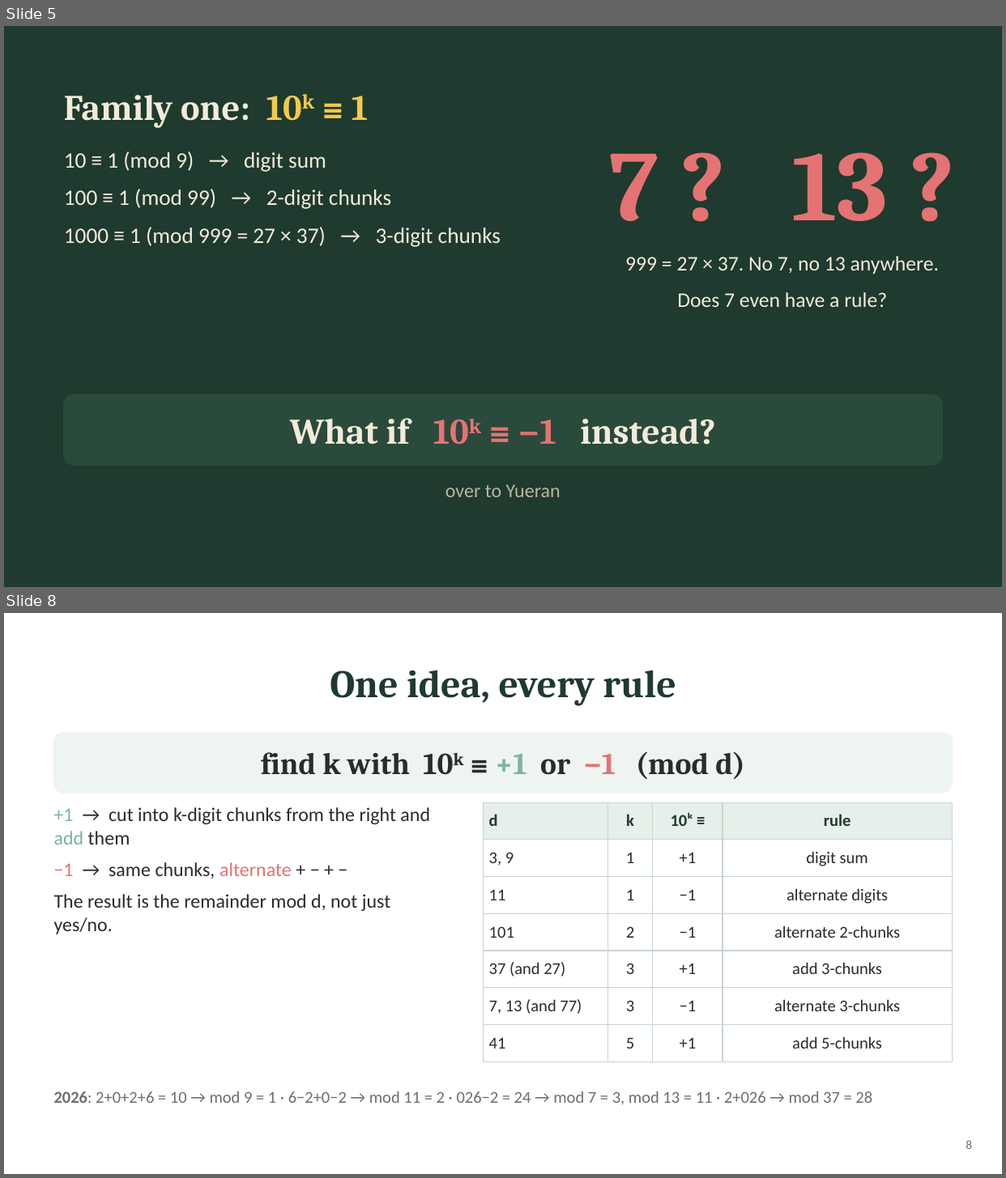
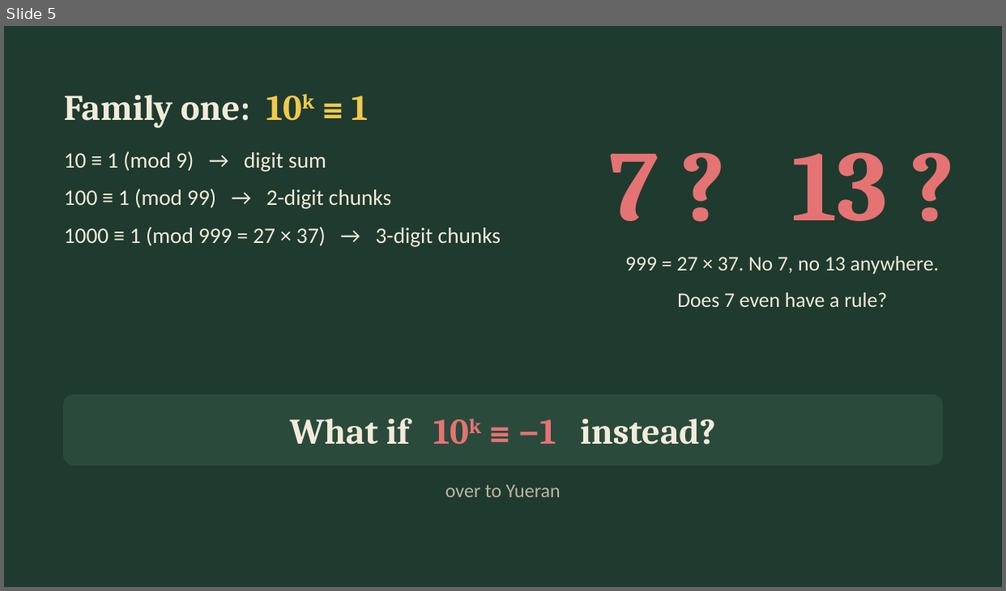
Before and after one commit to ZhihengLi0/math5248, a slide deck: presentation/PPT演讲版.pptx. Shown one above the other, each under a label of ours: slides 5 and 8 before the commit, slide 5 after it; the slides between them are not shown. The pictures are 1006x1178 and 1006x591 pixels, drawn with LibreOffice and Linux fonts; fonts in the diff are those of the drawing. Boxes give left, top, right and bottom in pixels: in the first picture for what was removed or moved away, otherwise in the second. Text is boxed around its words. In the diff, an @@ line names an element or a change of style, - is before the commit and + after.

```diff
--- a/presentation/PPT演讲版.pptx
+++ b/presentation/PPT演讲版.pptx
@@ slide 8 removed at (4,613,1002,1174), background #FFFFFF @@
@@ title removed at (330,670,675,705) @@
-One idea, every rule
@@ rounded rectangle removed at (54,733,952,793) @@
@@ text removed at (261,752,745,779) @@
-find k with 10k ≡ +1 or −1 (mod d)
@@ table removed at (483,803,952,1062), 7 rows, 4 columns @@
-d | k | 10ᵏ ≡ | rule
-3, 9 | 1 | +1 | digit sum
-11 | 1 | −1 | alternate digits
-101 | 2 | −1 | alternate 2-chunks
-37 (and 27) | 3 | +1 | add 3-chunks
-7, 13 (and 77) | 3 | −1 | alternate 3-chunks
-41 | 5 | +1 | add 5-chunks
@@ text removed at (54,807,430,935) @@
-+1 → cut into k-digit chunks from the right and add them
-−1 → same chunks, alternate + − + −
-The result is the remainder mod d, not just yes/no.
@@ text removed at (54,1092,872,1105) @@
-2026: 2+0+2+6 = 10 → mod 9 = 1 · 6−2+0−2 → mod 11 = 2 · 026−2 = 24 → mod 7 = 3, mod 13 = 11 · 2+026 → mod 37 = 28
@@ page number removed at (965,1140,972,1149) @@
-8
```
Also in this commit, not shown: 6 slides changed, 20 other files.
